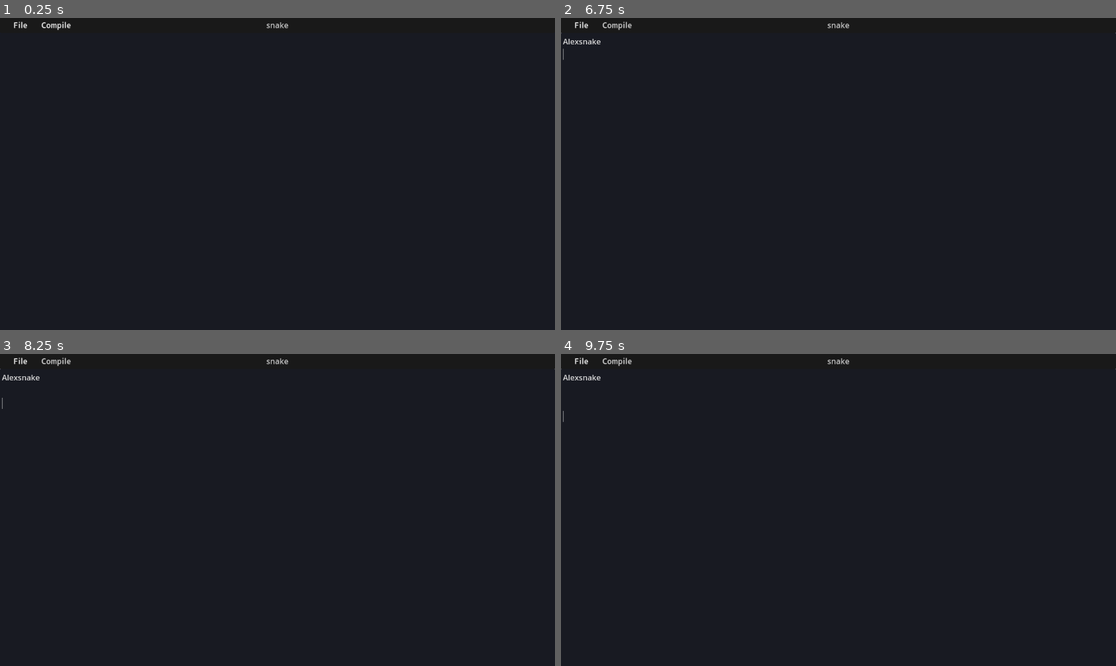
Above: before the commit, frames 1-4 (two rows, left to right).
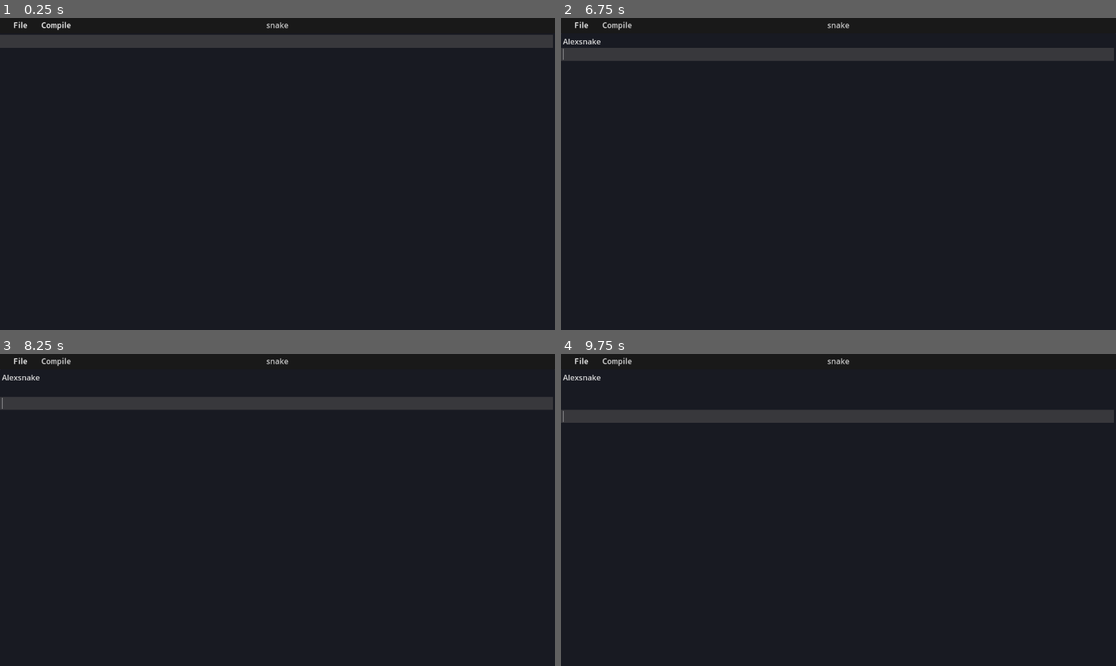
Above: after the commit, the same moments.

Repository: Yanis-mnh/Snake-compiler
Game: Godot game, scene res://scean/editeur/editeur_text.tscn
The game is run twice, just before and just after one commit, with the same random seed, the same clock (stepped at 60 frames per second) and the same inputs.
Inputs (mouse positions are in pixels of both pictures, inside the frame that each line leads up to):
- Up to frame 1 (0.25 s): no input
- Up to frame 2 (6.75 s): click (838, 189) at 0.52 s; type "Alex" at 0.6 s; click "File" at 1.25 s; click "Compile" at 2 s; click "File" at 2.75 s; click "Compile" at 3.5 s; click "File" at 4.25 s; click "Compile" at 5 s; type "snake" at 5.75 s; tap Enter at 6.5 s
- Up to frame 3 (8.25 s): tap Space at 7.25 s; tap Enter at 8 s
- Up to frame 4 (9.75 s): tap Space at 8.75 s; tap Enter at 9.5 s

The runs differ from the first frame. In frame 1, 4.2% of the frame differs, in the area x 0-100%, y 5-10%; in frame 2, 4.0%; in frame 3, 4.0%; in frame 4, 4.0%.

Commit message:
making the interface user friendly

Diff:
--- a/scean/editeur/TextEdit.gd
+++ b/scean/editeur/TextEdit.gd
@@ -9,12 +9,24 @@
 
 	#set the color theme for the text editor (text)
 	var highlighter := CodeHighlighter.new()
-	var container:Array = ["Snk_End","Snk_Begin"]
-	var declaration:Array = ["Snk_Real","Snk_Int"]
+	const KEYWORD:Array = [
+		"Snk_Begin",
+		"Snk_Int",
+		"Snk_Real",
+		"Begin",
+		"Set",
+		"If",
+		"Else",
+		"Get",
+		"Snk_Print",
+		"Snk_End"]
+	highlighter.number_color = "#ffe085"
+	highlighter.symbol_color = "#4c6c80"
+	highlighter.member_variable_color = "#2ea781"
+	for kw in KEYWORD:
+		highlighter.add_keyword_color(kw, Color("#92C7CF"))
 
-	for c in container:
-		highlighter.add_keyword_color(c, Color("#FFF5C2"))
-	for d in declaration:
-		highlighter.add_keyword_color(d, Color("#DF826C"))
-	highlighter.add_color_region("$$","",Color("#A9A9A9"),true);
+
+	highlighter.add_color_region("$$","",Color("#6e6e6e"),true);
+	highlighter.add_color_region("\"","\"",Color("#ffe085"),false);
 	syntax_highlighter = highlighter
--- a/scean/editeur/editeur_text.tscn
+++ b/scean/editeur/editeur_text.tscn
@@ -1,9 +1,14 @@
-[gd_scene load_steps=5 format=3 uid="uid://pdbqmfai7ilx"]
+[gd_scene load_steps=6 format=3 uid="uid://pdbqmfai7ilx"]
 
 [ext_resource type="Script" path="res://scean/editeur/editeur_text.gd" id="1_enrew"]
 [ext_resource type="Theme" uid="uid://dfns3jqit1rm4" path="res://editeur_text.tres" id="1_mcjvt"]
 [ext_resource type="Script" path="res://scean/editeur/TextEdit.gd" id="3_dib2g"]
 [ext_resource type="Script" path="res://scean/editeur/setSizeconsoleText.gd" id="4_x4inc"]
+
+[sub_resource type="CodeHighlighter" id="CodeHighlighter_lnlwa"]
+number_color = Color(0.466667, 0.721569, 0.643137, 1)
+symbol_color = Color(0.298039, 0.423529, 0.501961, 1)
+member_variable_color = Color(0.180392, 0.654902, 0.505882, 1)
 
 [node name="editeur_text" type="Control"]
 layout_mode = 3
@@ -30,15 +35,18 @@
 anchor_bottom = 1.0
 offset_top = -0.104
 size_flags_horizontal = 2
+highlight_all_occurrences = true
+highlight_current_line = true
 draw_tabs = true
+syntax_highlighter = SubResource("CodeHighlighter_lnlwa")
 scroll_smooth = true
 script = ExtResource("3_dib2g")
 
 [node name="title bar" type="Control" parent="."]
 layout_mode = 1
-anchors_preset = 10
 anchor_right = 1.0
-offset_bottom = 31.0
+anchor_bottom = 0.049
+offset_bottom = -0.752001
 grow_horizontal = 2
 theme = ExtResource("1_mcjvt")
 
@@ -46,7 +54,8 @@
 layout_mode = 1
 anchors_preset = -1
 anchor_right = 1.0
-anchor_bottom = 1.0
+anchor_bottom = 1.032
+offset_bottom = 0.00799751
 grow_horizontal = 2
 grow_vertical = 2
 mouse_filter = 2
--- a/scean/file_edit_scean.gd
+++ /dev/null
@@ -1,13 +0,0 @@
-extends Node2D
-
-
-# Called when the node enters the scene tree for the first time.
-func _ready():
-	var array = ["c:\\temp\\test.txt"]
-	var args = PackedStringArray(array)
-	OS.execute("C:\\Windows\\System32\\notepad.exe",args)
-
-
-# Called every frame. 'delta' is the elapsed time since the previous frame.
-func _process(delta):
-	pass
--- a/scean/file_edit_scean.tscn
+++ /dev/null
@@ -1,6 +0,0 @@
-[gd_scene load_steps=2 format=3 uid="uid://bm3kuri0cm6ok"]
-
-[ext_resource type="Script" path="res://scean/file_edit_scean.gd" id="1_11c2q"]
-
-[node name="file_edit_scean" type="Node2D"]
-script = ExtResource("1_11c2q")
Not shown, changed: analyseur/analyse lex/analysuer_lex.exe
Not shown, changed: analyseur/analyse lex/fonctions.c
Not shown, changed: analyseur/analyse lex/fonctions.o
Not shown, changed: analyseur/analyse lex/main.o
Not shown, changed: analyseur/analyse lex/test001.snk
Not shown, added: analyseur/analyse lex/test002.snk.snk
Not shown, changed: analyseur/analyse lex/token_table.temp
Not shown, added: token_table.temp
